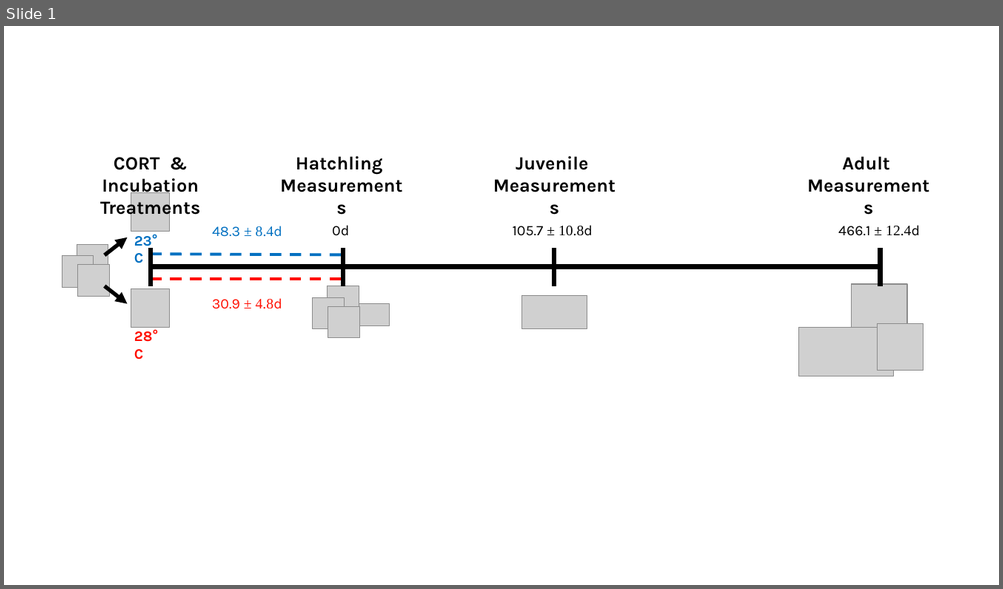
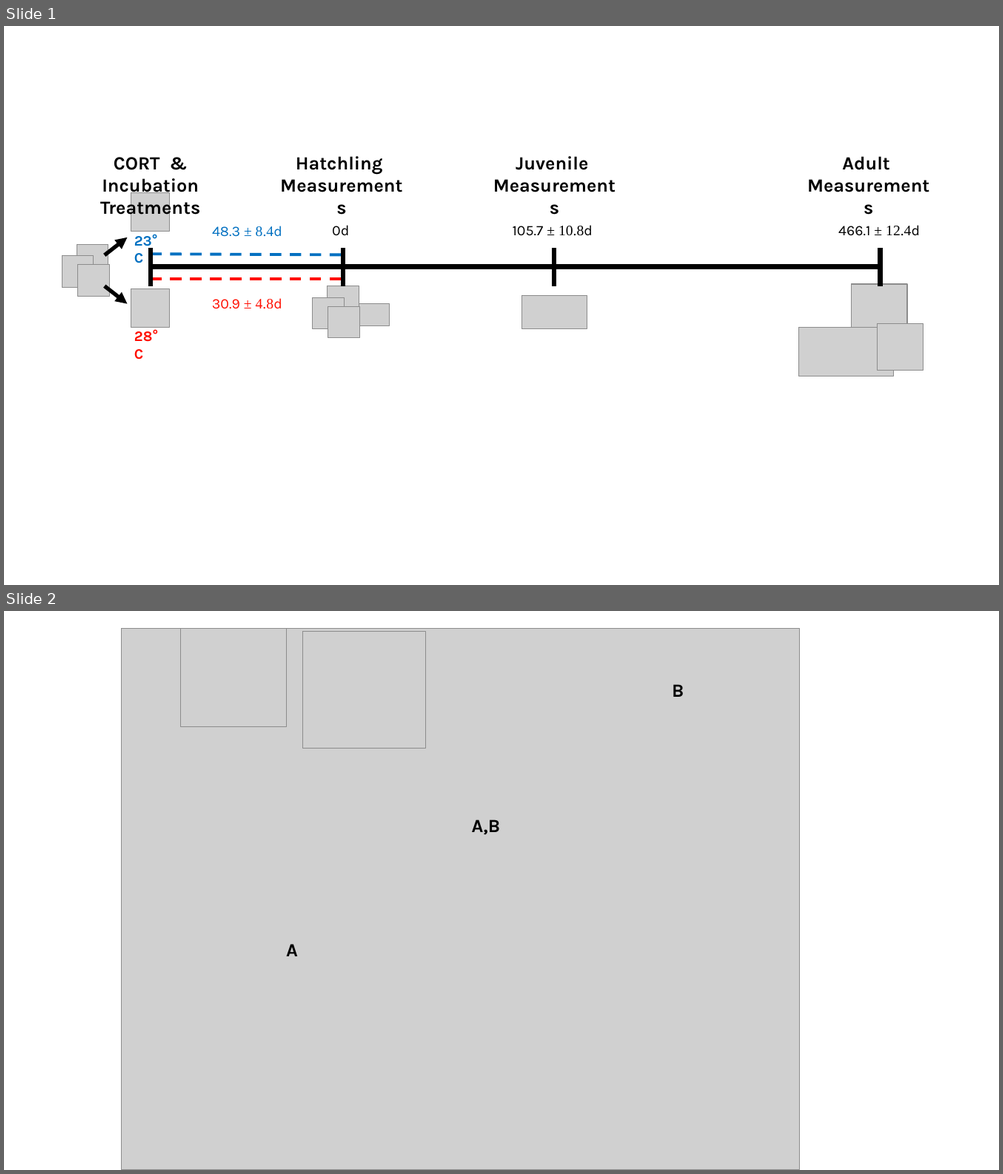
Before and after one commit to daniel1noble/lampro_cort_temp, a slide deck: figures/Figures.pptx. Shown one above the other, each under a label of ours: slide 1 before the commit, slides 1 and 2 after it. The pictures are 1003x589 and 1003x1174 pixels, drawn with LibreOffice and Linux fonts; fonts in the diff are those of the drawing; grey boxes stand for pictures. Boxes give left, top, right and bottom in pixels: in the first picture for what was removed or moved away, otherwise in the second. Text is boxed around its words. In the diff, an @@ line names an element or a change of style, - is before the commit and + after.

```diff
--- a/figures/Figures.pptx
+++ b/figures/Figures.pptx
@@ slide 2 added at (4,611,999,1170), background #FFFFFF @@
@@ picture added at (121,628,799,1170) @@
@@ picture added at (181,628,286,726) @@
@@ picture added at (302,631,426,749) @@
@@ text added at (671,684,683,697), 18 pt, text #000000, bold @@
+B
@@ text added at (472,820,500,834), 18 pt, text #000000, bold @@
+A,B
@@ text added at (286,944,298,957), 18 pt, text #000000, bold @@
+A
```
Also in this commit, not shown: 2 slides changed, 1 other slide added, 1 slide removed, 5 other files.
